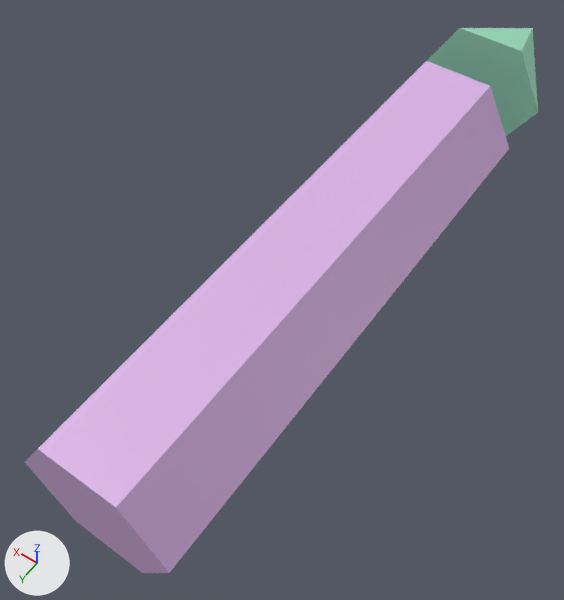
One commit to the glTF model public/studio/v2.15.0/d_pencil/model.glb: the scene before it, then after it.
One viewpoint serves both versions: a camera (50 mm lens) standing at (-1.35, 2.09, 3.02) and looking at (0.16, -0.02, -0.3). The lights are fixed; the arrows at lower left show +X, +Y and +Z. The first picture is the older version. Where no turn or scale is listed for an object, it has been applied to the vertices.

Before the edit, the objects in view are built like this:
```python
me_geometry_0 = bpy.data.meshes.new('geometry_0')
me_geometry_0.from_pydata(...)  # a 6-sided cylinder along y spanning x -0.4..0.4, y -1.5..1.5, z -0.35..0.35
me_geometry_0.materials.append(mat_defaultmaterial)
me_geometry_1 = bpy.data.meshes.new('geometry_1')
me_geometry_1.from_pydata(...)  # a 6-sided cone pointing to -y spanning x -0.4..0.4, y -2.7..-1.9, z -0.346..0.346
me_geometry_1.materials.append(mat_defaultmaterial_001)
ob_part0 = bpy.data.objects.new('part0', me_geometry_0)
ob_part0.location = (0.0, 0.0, 0.0)
ob_part1 = bpy.data.objects.new('part1', me_geometry_1)
ob_part1.location = (0.0, 0.0, 0.0)
```
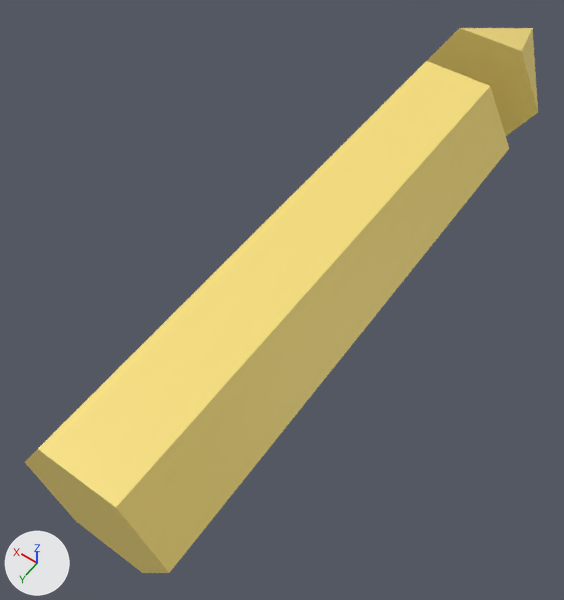
Changed parts and their boxes (x1, y1, x2, y2) in the pictures (564 x 600 px):
part 1 of me_geometry_0, recoloured (purple to yellow)
    both: (25, 61, 509, 573)
part 2 of me_geometry_1, recoloured (green to yellow)
    both: (427, 28, 538, 136)

The change, as a list of edits to the scene's bpy script:
```text
Change me_geometry_0:
    where me_geometry_0.from_pydata(...)  # 14 vertices, 24 faces; spans x -0.4..0.4, y -1.5..1.5, z -0.35..0.35
    used by ob_part0; location = (0.0, 0.0, 0.0)
    me_geometry_0 part 1: 24 faces centred in x -0.33..0.33, y -1.5..1.5, z -0.35..0.35 are repainted in the vertex colours; the middle colour goes from purple #dbb4e7 to yellow #f9e07c
Change me_geometry_1:
    where me_geometry_1.from_pydata(...)  # 8 vertices, 12 faces; spans x -0.4..0.4, y -2.7..-1.9, z -0.346..0.346
    used by ob_part1; location = (0.0, 0.0, 0.0)
    me_geometry_1 part 2: 12 faces centred in x -0.2..0.2, y -2.167..-1.9, z -0.231..0.231 are repainted in the vertex colours; the middle colour goes from green #a0e6c3 to yellow #f9e07c
```
